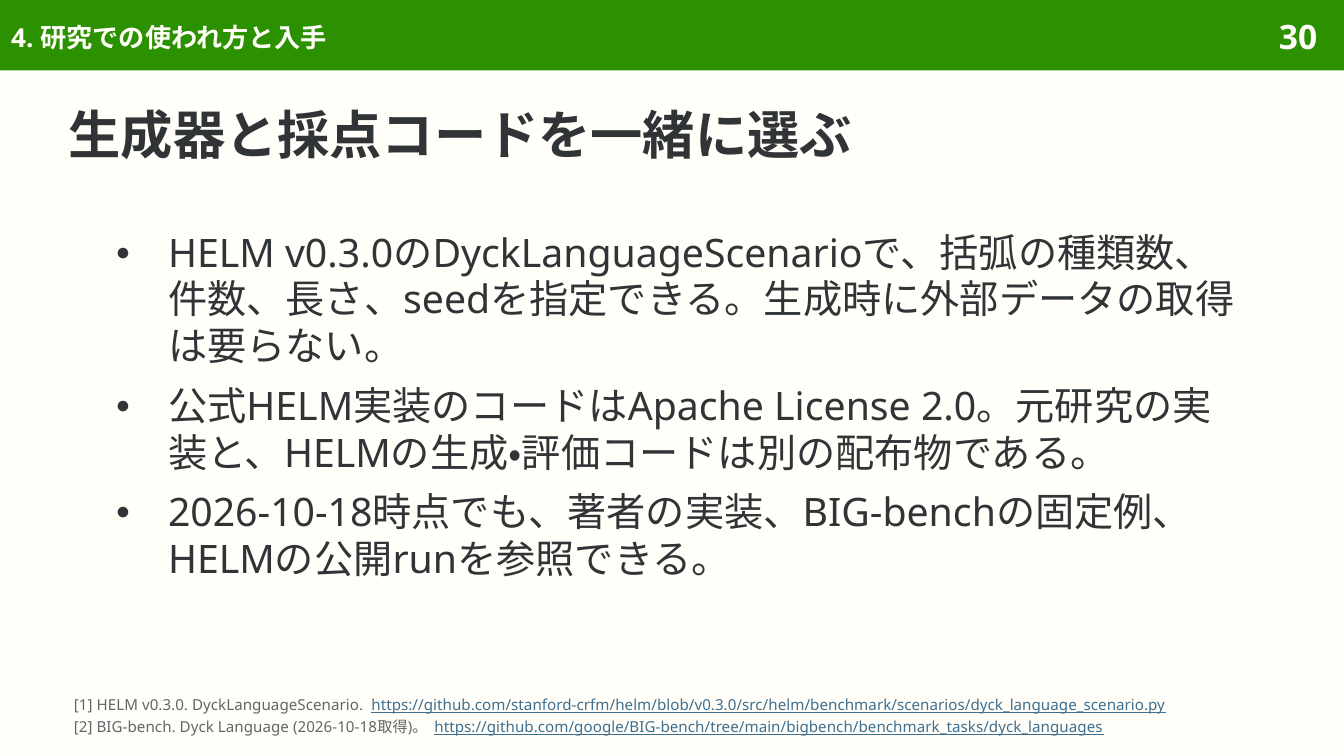
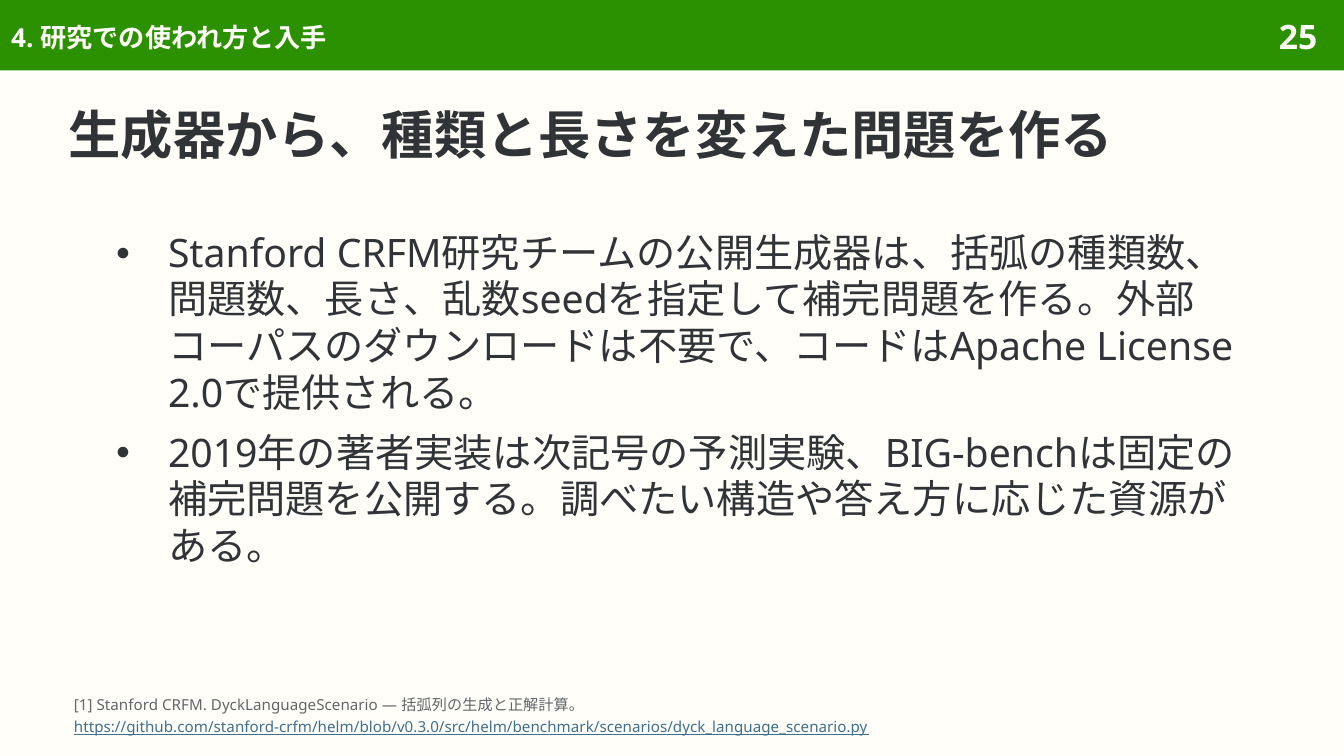
Before and after one commit to sasakiy84/datasets-in-10-minutes, a slide deck: slide 25 of slides/datasets-in-10-minutes-dyck.pptx (slide 30 before the commit). Drawn at 1344x756 pixels with LibreOffice and Linux fonts; fonts in the diff are those of the drawing. Boxes give left, top, right and bottom in pixels: in the first picture for what was removed or moved away, otherwise in the second. Text is boxed around its words. In the diff, an @@ line names an element or a change of style, - is before the commit and + after.

Commit message:
Explain Dyck completion tasks and distinguish original research

```diff
--- a/slides/datasets-in-10-minutes-dyck.pptx
+++ b/slides/datasets-in-10-minutes-dyck.pptx
@@ page number at (x1=1279, y1=24, x2=1317, y2=50): text changed @@
-30
+25
@@ title at (x1=69, y1=109, x2=1113, y2=159): text changed @@
-生成器と採点コードを一緒に選ぶ
+生成器から、種類と長さを変えた問題を作る
@@ text at (x1=168, y1=234, x2=1235, y2=563): text changed @@
-● HELM v0.3.0のDyckLanguageScenarioで、括弧の種類数、件数、長さ、seedを指定できる。生成時に外部データの取得は要らない。
-● 公式HELM実装のコードはApache License 2.0。元研究の実装と、HELMの生成・評価コードは別の配布物である。
-● 2026-10-18時点でも、著者の実装、BIG-benchの固定例、HELMの公開runを参照できる。
+● Stanford CRFM研究チームの公開生成器は、括弧の種類数、問題数、長さ、乱数seedを指定して補完問題を作る。外部コーパスのダウンロードは不要で、コードはApache License 2.0で提供される。
+● 2019年の著者実装は次記号の予測実験、BIG-benchは固定の補完問題を公開する。調べたい構造や答え方に応じた資源がある。
@@ text at (x1=74, y1=697, x2=868, y2=736): text changed @@
-[1] HELM v0.3.0. DyckLanguageScenario. https://github.com/stanford-crfm/helm/blob/v0.3.0/src/helm/benchmark/scenarios/dyck_language_scenario.py
-[2] BIG-bench. Dyck Language (2026-10-18取得)。 https://github.com/google/BIG-bench/tree/main/bigbench/benchmark_tasks/dyck_languages
+[1] Stanford CRFM. DyckLanguageScenario — 括弧列の生成と正解計算。
+https://github.com/stanford-crfm/helm/blob/v0.3.0/src/helm/benchmark/scenarios/dyck_language_scenario.py
```
Also in this commit, not shown: 35 other slides changed, 8 slides removed, 43 other files.
